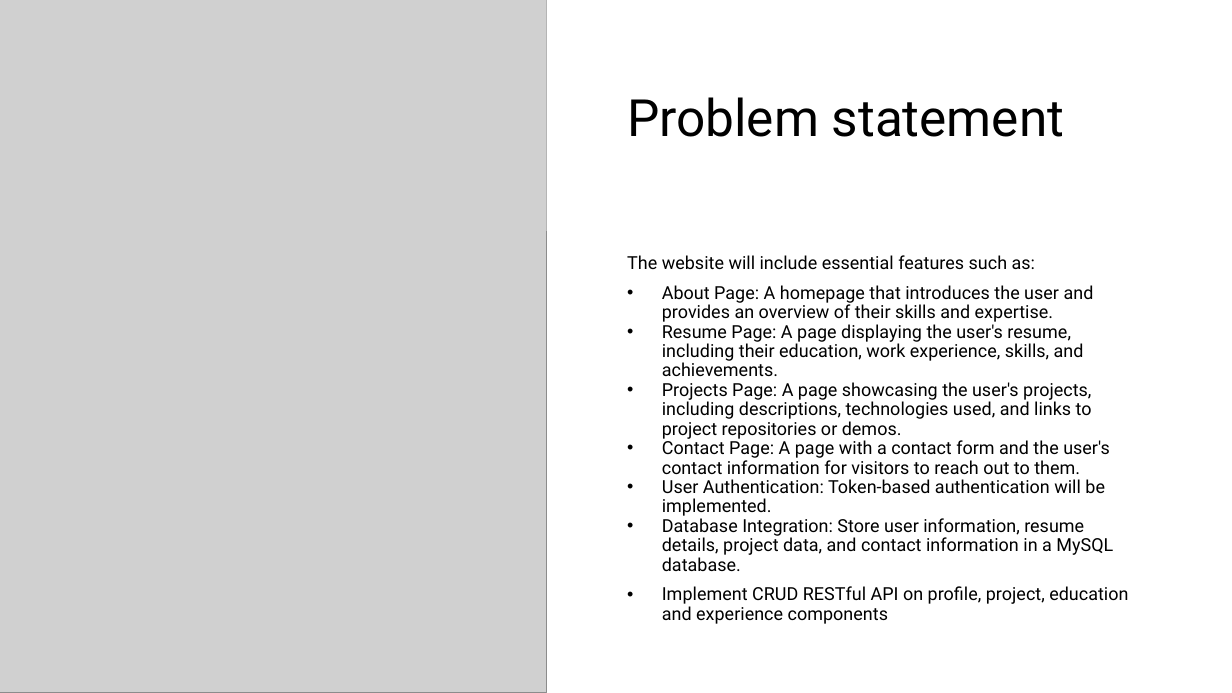
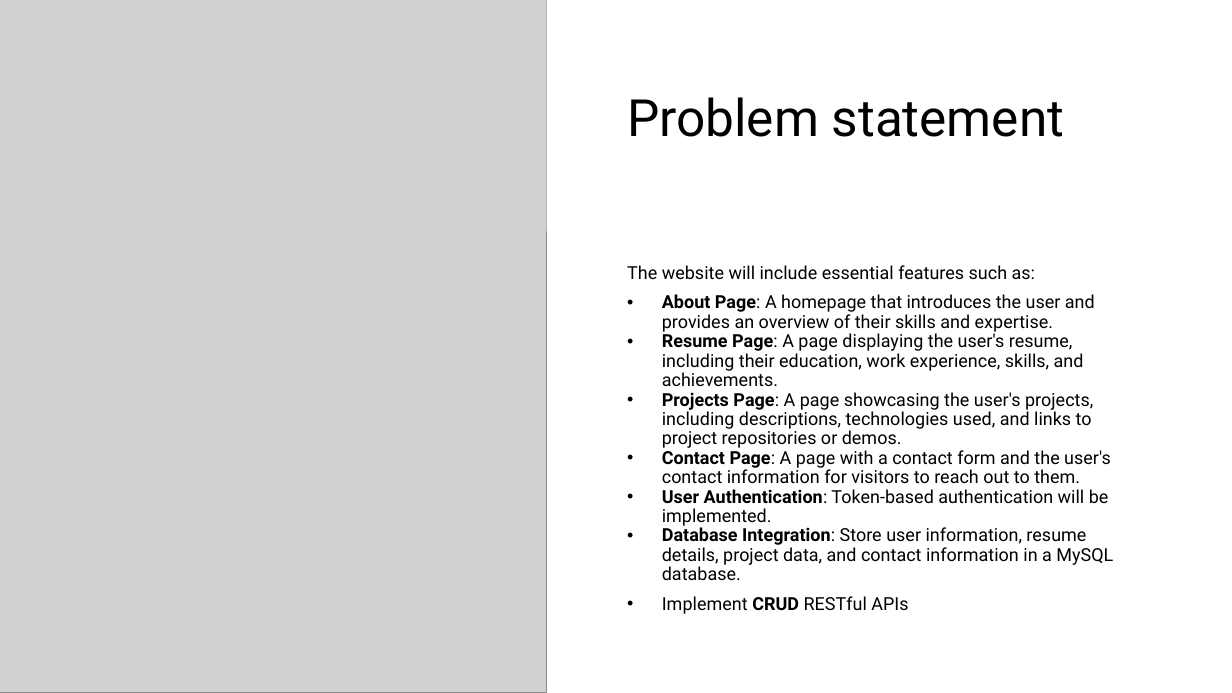
Before and after one commit to Buyantugs/cs489-project, a slide deck: slide 2 of docs/Presentation1.pptx. Drawn at 1232x693 pixels with LibreOffice and Linux fonts; fonts in the diff are those of the drawing; grey boxes stand for pictures. Boxes give left, top, right and bottom in pixels: in the first picture for what was removed or moved away, otherwise in the second. Text is boxed around its words. In the diff, an @@ line names an element or a change of style, - is before the commit and + after.

```diff
--- a/docs/Presentation1.pptx
+++ b/docs/Presentation1.pptx
@@ text at (x1=662, y1=294, x2=1113, y2=580): bold on in "About Page:", "Resume Page:", "Projects Page:", "Contact Page:" and 2 more places @@
@@ text at (x1=662, y1=596, x2=908, y2=614): text changed @@
-• Implement CRUD RESTful API on profile, project, education and experience components
+• Implement CRUD RESTful APIs
```
Also in this commit, not shown: 3 other slides changed, 2 slides added, 3 other files.
